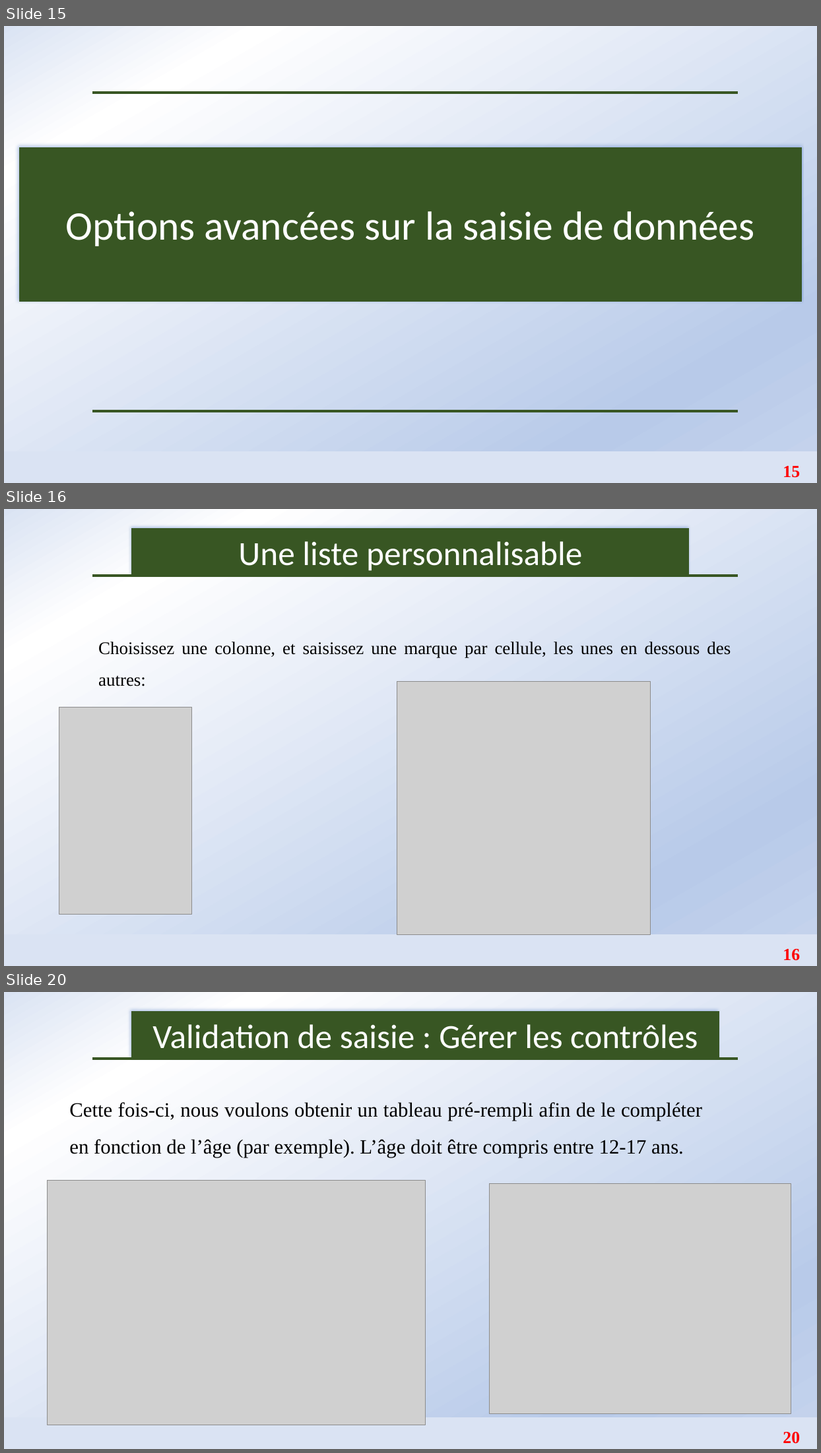
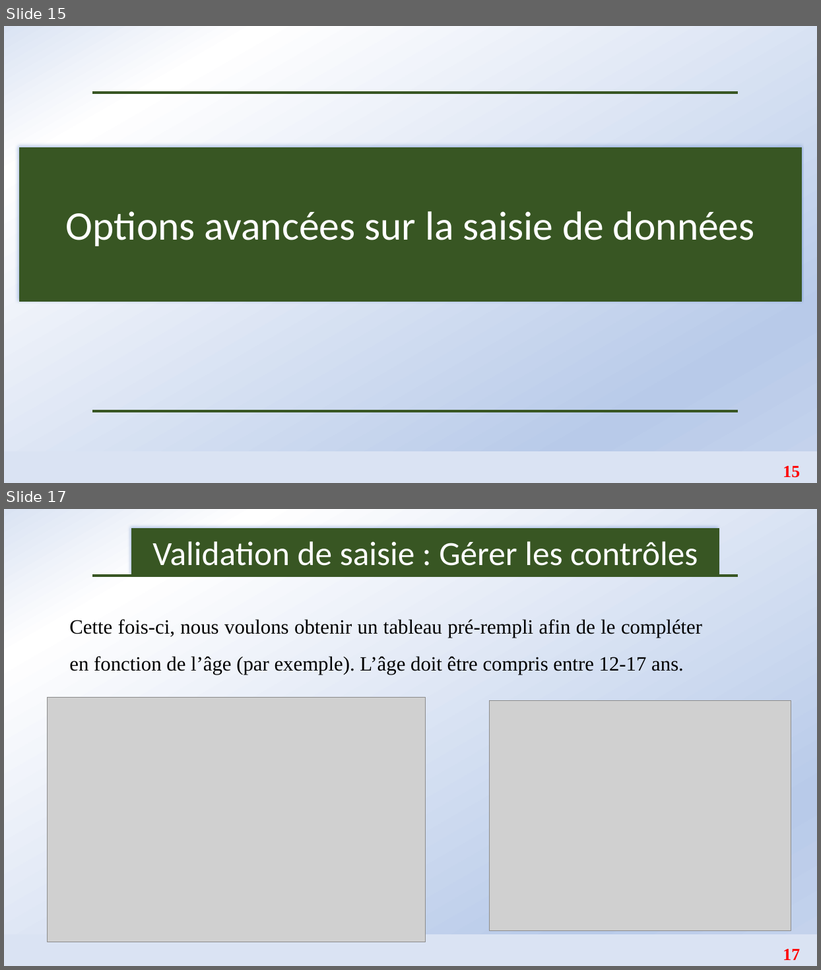
Before and after one commit to Abson-dev/Formation-Excel-IFDC, a slide deck: Cours/IFDC_1.pptx. Shown one above the other, each under a label of ours: slides 15, 16 and 20 before the commit, slides 15 and 17 after it; the slides between them are not shown. The pictures are 821x1453 and 821x970 pixels, drawn with LibreOffice and Linux fonts; fonts in the diff are those of the drawing; grey boxes stand for pictures. Boxes give left, top, right and bottom in pixels: in the first picture for what was removed or moved away, otherwise in the second. Text is boxed around its words. In the diff, an @@ line names an element or a change of style, - is before the commit and + after.

```diff
--- a/Cours/IFDC_1.pptx
+++ b/Cours/IFDC_1.pptx
@@ slide 16 removed at (4, 509, 817, 966), background gradient #DAE3F3 to #FFFFFF to #B8CAE9 to #C6D4ED @@
@@ rectangle removed at (132, 529, 690, 576) @@
-Une liste personnalisable
@@ line removed from (92, 576) to (738, 576) @@
@@ text removed at (98, 642, 731, 687) @@
-Choisissez une colonne, et saisissez une marque par cellule, les unes en dessous des autres:
@@ picture removed at (397, 682, 651, 935) @@
@@ picture removed at (59, 707, 191, 915) @@
@@ rectangle removed at (4, 935, 817, 966) @@
@@ page number removed at (783, 949, 800, 961) @@
-16
@@ what was slide 20 is now slide 17 @@
@@ page number at (783, 949, 800, 960): text changed @@
-20
+17
```
Also in this commit, not shown: 2 slides changed, 2 other slides removed, 8 other files.
